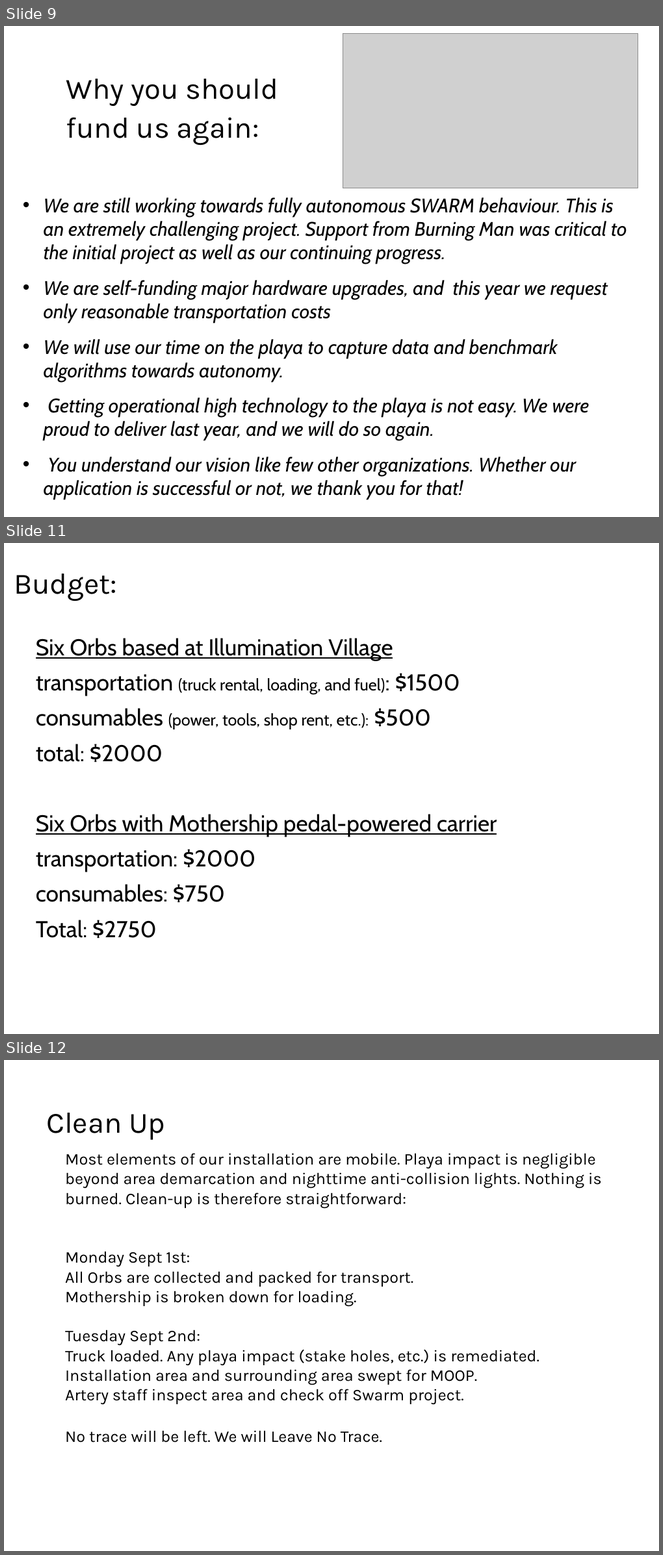
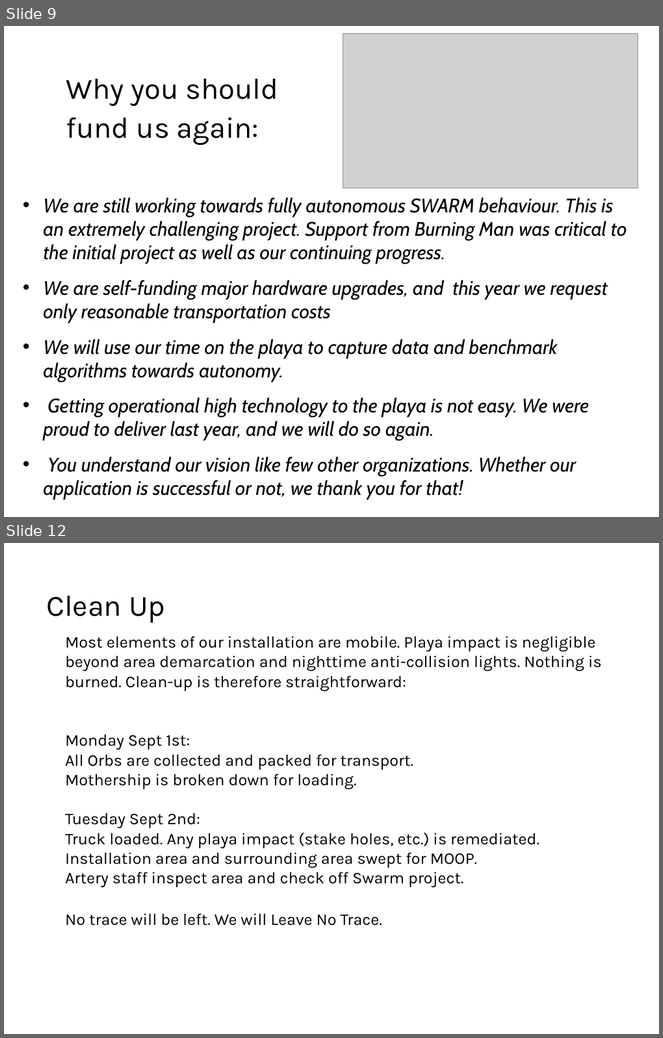
Before and after one commit to orbswarm/orbswarm-svn, a slide deck: media/BM2008/08proposal.ppt. Shown one above the other, each under a label of ours: slides 9, 11 and 12 before the commit, slides 9 and 12 after it; the slides between them are not shown. The pictures are 663x1555 and 663x1038 pixels, drawn with LibreOffice and Linux fonts; fonts in the diff are those of the drawing; grey boxes stand for pictures. Boxes give left, top, right and bottom in pixels: in the first picture for what was removed or moved away, otherwise in the second. Text is boxed around its words. In the diff, an @@ line names an element or a change of style, - is before the commit and + after.

```diff
--- a/media/BM2008/08proposal.ppt
+++ b/media/BM2008/08proposal.ppt
@@ slide 11 removed at (4, 543, 659, 1034), background #FFFFFF @@
@@ title removed at (14, 574, 117, 601) @@
-Budget:
@@ text removed at (36, 638, 497, 938) @@
-Six Orbs based at Illumination Village
-transportation (truck rental, loading, and fuel): $1500
-consumables (power, tools, shop rent, etc.): $500
-total: $2000
-Six Orbs with Mothership pedal-powered carrier
-transportation: $2000
-consumables: $750
-Total: $2750
```
Also in this commit, not shown: 2 slides changed, 1 slide added, 1 other file.
